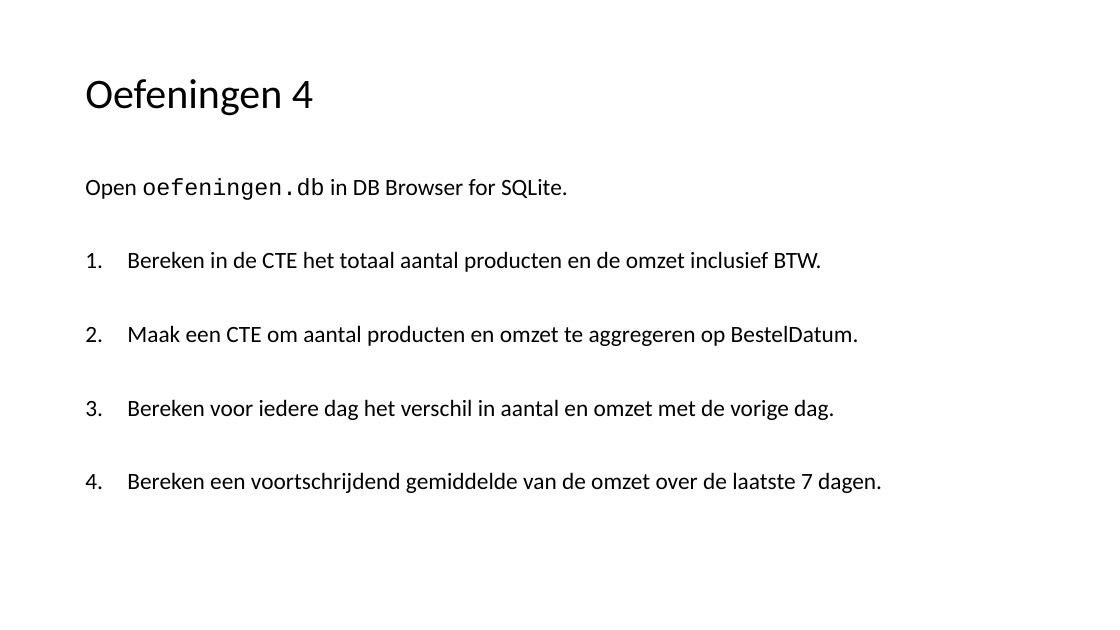
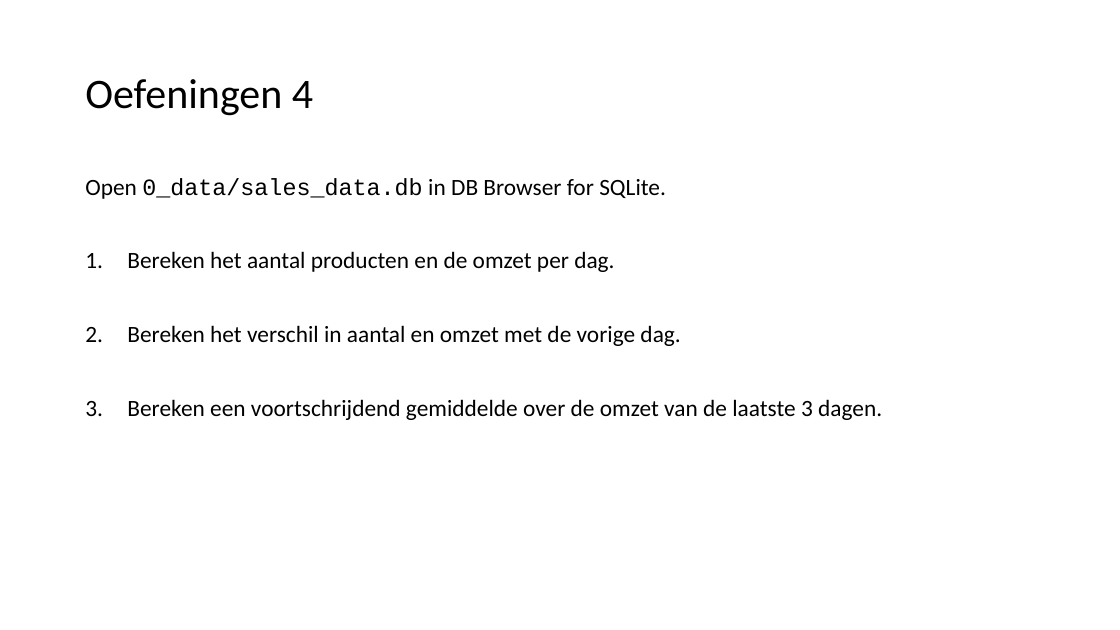
Before and after one commit to LFKoning/knowledge-sharing, a slide deck: slide 34 of sql_course/1_basics/1_basics.pptx. Drawn at 1120x630 pixels with LibreOffice and Linux fonts; fonts in the diff are those of the drawing. Boxes give left, top, right and bottom in pixels: in the first picture for what was removed or moved away, otherwise in the second. Text is boxed around its words. In the diff, an @@ line names an element or a change of style, - is before the commit and + after.

```diff
--- a/sql_course/1_basics/1_basics.pptx
+++ b/sql_course/1_basics/1_basics.pptx
@@ text at (85, 178, 882, 420): text changed @@
-Open oefeningen.db in DB Browser for SQLite.
-1. Bereken in de CTE het totaal aantal producten en de omzet inclusief BTW.
-2. Maak een CTE om aantal producten en omzet te aggregeren op BestelDatum.
-3. Bereken voor iedere dag het verschil in aantal en omzet met de vorige dag.
-4. Bereken een voortschrijdend gemiddelde van de omzet over de laatste 7 dagen.
+Open 0_data/sales_data.db in DB Browser for SQLite.
+1. Bereken het aantal producten en de omzet per dag.
+2. Bereken het verschil in aantal en omzet met de vorige dag.
+3. Bereken een voortschrijdend gemiddelde over de omzet van de laatste 3 dagen.
```
Also in this commit, not shown: 38 other slides changed, 1 slide added, 29 other files.
